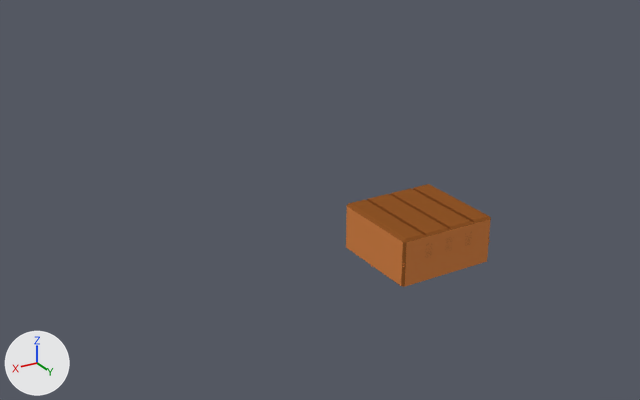
The Blender file Assets/Models/Saloon.blend as it was, and as the next commit left it.
One viewpoint serves both versions: a 50 mm lens placed at (206.0, 264.0, 167.0), pointed at (26.0, -36.0, 17.0). The lights are fixed; the arrows at lower left show +X, +Y and +Z.

Names of what the first picture shows: 'roof', 'room'.
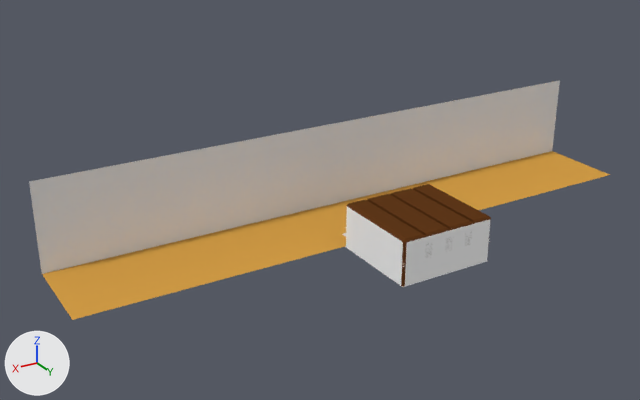
Where the change shows, as pixel boxes (x1, y1, x2, y2) in the pictures (640 x 400 px):
'houses', added
    after: (29, 80, 560, 274)
'street', added (orange)
    after: (42, 151, 610, 320)
    faces in mat_sand (orange #d49e47): (42, 151, 610, 320)
'room', recoloured (brown to grey)
    both: (345, 207, 491, 287)
'roof', recoloured
    both: (347, 184, 491, 242)
'door.002', recoloured
    both: (426, 243, 432, 258)
part 1 of me_plane_008, recoloured (brown to grey)
    both: (346, 207, 490, 286)

The change, as a list of edits to the scene's bpy script:
```text
Change mat_wood:
    mat_wood.base_color: (0.274, 0.0889, 0.0202) -> (0.115, 0.0395, 0.0102)  # brown #8f5427 -> brown #5f381a
Add mat_floor_texture:
    mat_floor_texture = diffuse_material('floor texture')
    mat_floor_texture.base_color = (0.8, 0.8, 0.8)  # white #e7e7e7
Add mat_wall_texture:
    mat_wall_texture = diffuse_material('wall texture')
    mat_wall_texture.base_color = (0.97, 0.97, 0.97)  # white #fcfcfc
Add mat_sand:
    mat_sand = diffuse_material('sand')
    mat_sand.base_color = (0.662, 0.341, 0.0627)  # orange #d59e47
Add mat_houses:
    mat_houses = diffuse_material('houses')
    mat_houses.base_color = (0.8, 0.8, 0.8)  # white #e7e7e7
Change me_plane_008:
    used by ob_room; location = (0.0, 0.0, 0.0)
    remove me_plane_008.from_pydata(...)  # 1077 vertices, 831 faces, 2 loose edges; spans x -21.8..21.8, y -22.1..20.0, z -1.0..19.1
    add me_plane_008.from_pydata(...)  # 167 vertices, 115 faces, 5 loose edges; spans x -21.8..21.8, y -22.1..20.0, z -1.0..19.1
    me_plane_008 part 1: 14 faces spanning x -21.8..21.8, y -21.9..20.0, z 0.0..19.1 switch from mat_planks (orange #d48248) to mat_wall_texture (white #fcfcfc)
    remove me_plane_008.materials.append(mat_floor)  # dark grey #6b6b6b
    add me_plane_008.materials.append(mat_floor_texture)  # white #e7e7e7
Add me_plane_006:
    me_plane_006.from_pydata([(139.0, -22.0, 0.0), (-139.0, -22.0, 0.0), (139.0, -33.0, 0.0), (-139.0, -33.0, 0.0), (139.0, -63.0, 0.0), (-139.0, -63.0, 0.0), (-16.0, -22.0, 0.0), (16.0, -22.0, 0.0), (-16.0, -33.0, 0.0), (16.0, -33.0, 0.0)], [], [(6, 1, 3, 8), (2, 9, 8, 3, 5, 4), (0, 7, 9, 2), (7, 6, 8, 9)])
    me_plane_006.polygons.foreach_set('use_smooth', [True] * 4)
    for i in [0, 1, 2]: me_plane_006.polygons[i].material_index = 1
    me_plane_006.materials.append(mat_floor_texture)  # white #e7e7e7
    me_plane_006.materials.append(mat_sand)  # orange #d59e47
Add me_plane_009:
    me_plane_009.from_pydata([(139.0, -63.0, 0.0), (-139.0, -63.0, 0.0), (139.0, -63.0, 40.0), (-139.0, -63.0, 40.0)], [], [(0, 1, 3, 2)])
    me_plane_009.materials.append(mat_houses)  # white #e7e7e7
Add ob_street:
    ob_street = bpy.data.objects.new('street', me_plane_006)
    ob_street.location = (0.0, 0.0, 0.0)
Add ob_houses:
    ob_houses = bpy.data.objects.new('houses', me_plane_009)
    ob_houses.location = (0.0, 0.0, 0.0)
```
